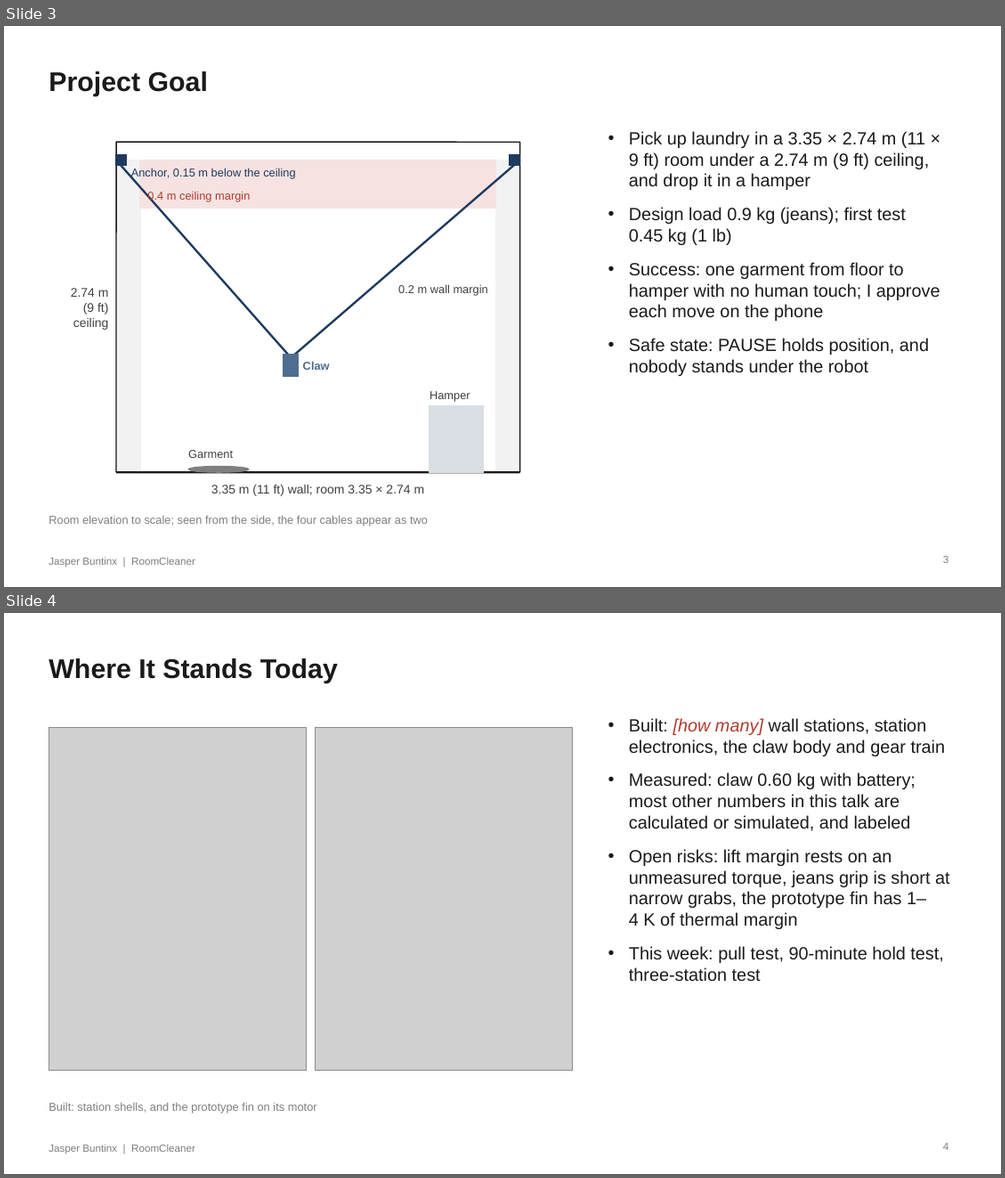
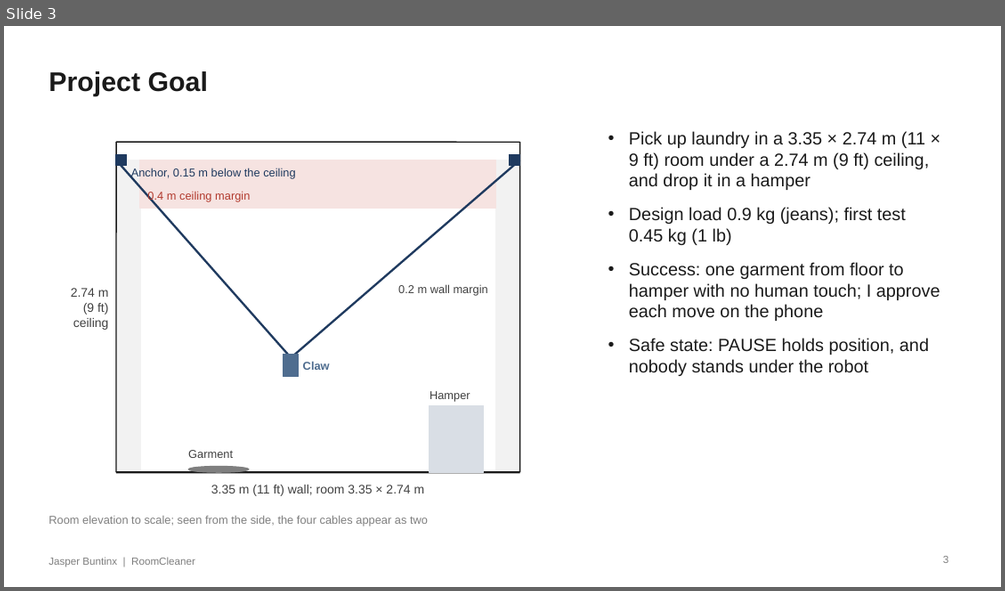
Before and after one commit to Jaspario1199/RoomCleaner, a slide deck: docs/presentation/deck_v8/RoomCleaner_Buntinx_Oct27_v8.pptx. Shown one above the other, each under a label of ours: slides 3 and 4 before the commit, slide 3 after it. The pictures are 1005x1178 and 1005x591 pixels, drawn with LibreOffice and Linux fonts; fonts in the diff are those of the drawing; grey boxes stand for pictures. Boxes give left, top, right and bottom in pixels: in the first picture for what was removed or moved away, otherwise in the second. Text is boxed around its words. In the diff, an @@ line names an element or a change of style, - is before the commit and + after.

```diff
--- a/docs/presentation/deck_v8/RoomCleaner_Buntinx_Oct27_v8.pptx
+++ b/docs/presentation/deck_v8/RoomCleaner_Buntinx_Oct27_v8.pptx
@@ slide 4 removed at (4,613,1001,1174), background #FFFFFF @@
@@ text removed at (48,658,338,683) @@
-Where It Stands Today
@@ text removed at (629,718,950,981) @@
-• Built: [how many] wall stations, station electronics, the claw body and gear train
-• Measured: claw 0.60 kg with battery; most other numbers in this talk are calculated or simulated, and labeled
-• Open risks: lift margin rests on an unmeasured torque, jeans grip is short at narrow grabs, the prototype fin has 1–4 K of thermal margin
-• This week: pull test, 90-minute hold test, three-station test
@@ picture removed at (48,728,306,1070) @@
@@ picture removed at (316,728,573,1070) @@
@@ text removed at (48,1103,317,1113) @@
-Built: station shells, and the prototype fin on its motor
@@ text removed at (48,1143,195,1154) @@
-Jasper Buntinx | RoomCleaner
@@ page number removed at (943,1143,948,1150) @@
-4
```
Also in this commit, not shown: 3 slides changed, 4 other files.
